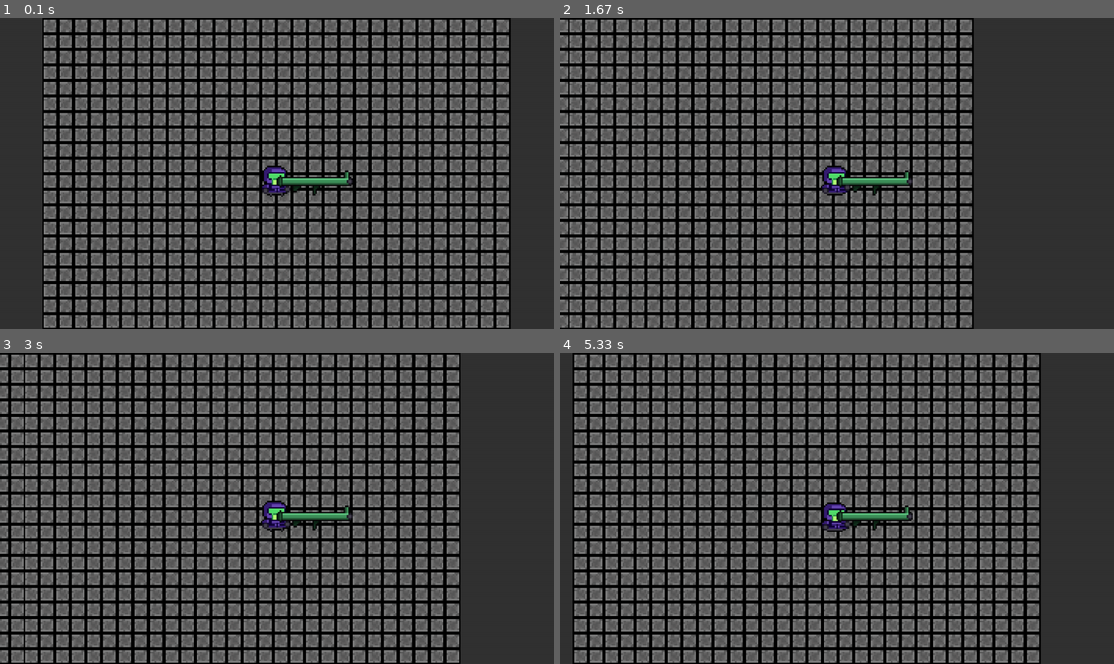
Above: before the commit, frames 1-4 (two rows, left to right).
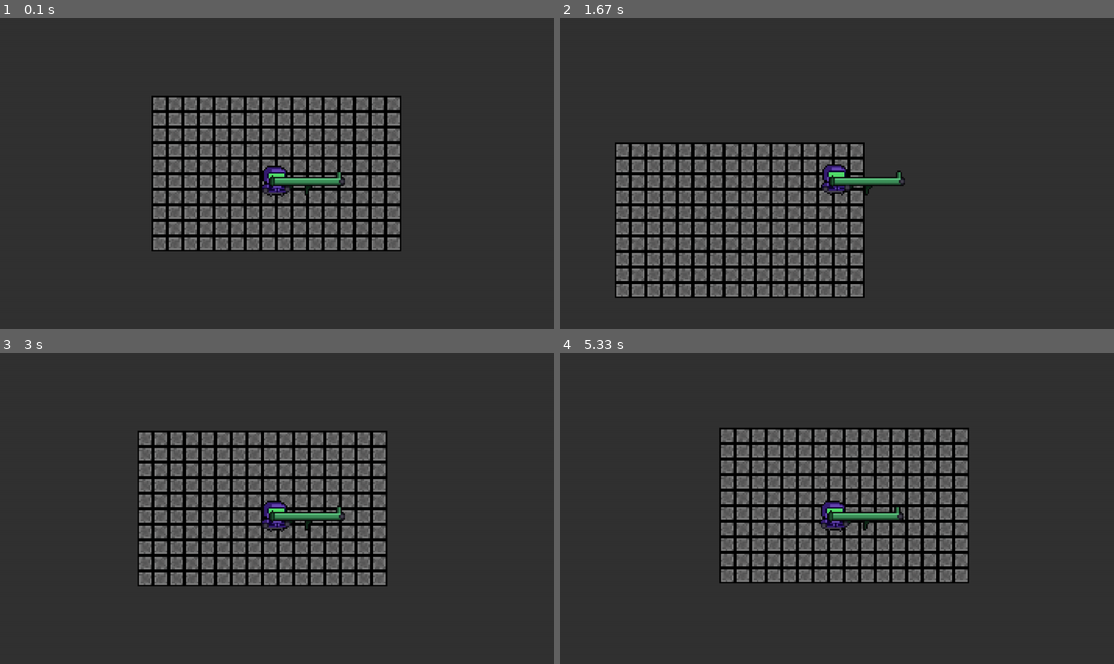
Above: after the commit, the same moments.

Repository: aninstan/pygame
Game: pygame game, started from game.py
Two runs of this game, one before a commit and one after it. Both use one fixed random seed, a clock stepped at 60 frames per second and the inputs below.
Inputs (mouse positions are in pixels of both pictures, inside the frame that each line leads up to):
- Up to frame 1 (0.1 s): no input
- Up to frame 2 (1.67 s): hold D 0.33-0.8 s; move the mouse to (814, 185) at 0.37 s; click (1014, 164) at 0.88 s; hold W 1.17-1.47 s; hold D from 1.5 s (still down)
- Up to frame 3 (3 s): release D at 1.97 s; hold A 2-2.53 s; hold S 2.57-2.87 s; hold A from 2.9 s (still down)
- Up to frame 4 (5.33 s): release A at 3.3 s; hold W 3.33-3.7 s; hold D 3.73-4.37 s; hold S 4.4-4.77 s; hold A 4.8-5.27 s; hold D from 5.3 s (still down)

The runs differ from the first frame. In frame 1, 61% of the frame differs, in the area x 7-93%, y 0-100%; in frame 2, 52%; in frame 3, 68%; in frame 4, 74%, in the area x 2-87%, y 0-100%.

Commit message:
better collision system

Diff:
--- a/character.py
+++ b/character.py
@@ -1,12 +1,13 @@
 from pygame import Surface
 from vec2 import Vec2
-from game_classes import Weapon
+from game_classes import GameObject, Weapon
 from animation import AnimationList
 from constants import TILE_SIZE
 
 
-class Character():
+class Character(GameObject):
     def __init__(self, pos: Vec2, hand_offset: Vec2, speed: float, animation_list: AnimationList, hand_img: Surface, weapon: Weapon):
+        super().__init__(pos, animation_list.list[0][0])
         self.pos = pos
         self.hand_offset = hand_offset
         self.speed = speed
@@ -22,7 +23,7 @@
         self.weapon.pos = pos + hand_offset - weapon.grip_offset
 
     def draw(self, screen: Surface, offset: Vec2):
-        screen.blit(self.animation_list.list[self.animation_index][self.animation_frame], (self.pos.x - offset.x, self.pos.y - offset.y))
+        screen.blit(self.img, (self.pos.x - offset.x, self.pos.y - offset.y))
         self.weapon.draw(screen, offset)
         screen.blit(self.hand_img, (self.pos.x - offset.x + self.hand_offset.x, self.pos.y - offset.y + self.hand_offset.y))
         screen.blit(self.hand_img, (self.weapon.pos.x - offset.x + self.weapon.tip_offset.x, self.weapon.pos.y - offset.y + self.weapon.tip_offset.y))
--- a/game.py
+++ b/game.py
@@ -11,11 +11,11 @@
 pygame.init()
 clock = pygame.time.Clock()
 
-gun = Weapon(Vec2(0, 0), Vec2(5, 10), Vec2(45, 5), 15, gun_img, bullet_img)
+gun = Weapon(Vec2(0, 0), Vec2(10, 10), Vec2(45, 5), 15, gun_img, bullet_img)
 
 player = Character(Vec2(-10, -15), Vec2(15, 23), 5, player_animation_list, hand_img, gun)
 
-world = World(15, 20, player)
+world = World(8, 5, player)
 
 
 # Main game loop
@@ -36,21 +36,32 @@
     time = pygame.time.get_ticks()
     dt = clock.tick(FPS)
 
+    # Change animation frame of player based on total elapsed time
     player.animation_frame = int((time / FPS / 3)) % player_animation_list.steps[player.animation_index]
 
+    # No need to update character if it is standing still
     if (player.direction.abs() != 0):
 
         player.update(dt)
 
-        player_wall_collision_pos_change = copy.deepcopy(player.pos)
-        world.check_wall_collision(player)
-        player_wall_collision_pos_change -= player.pos
+        player_out_of_bounds_pos_change = copy.deepcopy(player.pos)
+        world.fix_out_of_bounds(player)
+        player_out_of_bounds_pos_change -= player.pos
 
-        world.offset += player.direction.normalized() * (dt * TILE_SIZE * player.speed / 1000) - player_wall_collision_pos_change
+        world.offset += player.direction.normalized() * (dt * TILE_SIZE * player.speed / 1000) - player_out_of_bounds_pos_change
 
 
     player.weapon.update_bullets(dt)
 
+    a = 0
+
+    while a < len(player.weapon.bullets):
+        if (world.out_of_bounds(player.weapon.bullets[a])):
+            del player.weapon.bullets[a]
+        a += 1
+
+    # player.weapon.shoot()
+
     world.draw()
 
     pygame.display.flip()
--- a/world.py
+++ b/world.py
@@ -19,20 +19,49 @@
             for x in range(width):
                 self.floortiles.append(GameObject(Vec2(x*TILE_SIZE - TILE_SIZE*width/2, y*TILE_SIZE - TILE_SIZE*height/2), tile_img))
 
-    def check_wall_collision(self, character: Character):
-        if (character.pos.x < self.floortiles[0].pos.x):
+
+    def out_of_bounds(self, object: GameObject) -> int:
+
+        """Returns an integer with information about whether the object is out of bounds"""
+
+        result = 0
+
+        # West
+        if (object.pos.x < self.floortiles[0].pos.x):
+            result |= 8
+
+        # East
+        elif (object.pos.x + object.img.get_rect().width > self.floortiles[-1].pos.x + TILE_SIZE):
+            result |= 2
+
+        # North
+        if (object.pos.y < self.floortiles[0].pos.y):
+            result |= 1
+
+        # South
+        elif (object.pos.y + object.img.get_rect().height > self.floortiles[-1].pos.y + TILE_SIZE):
+            result |= 4
+
+        return result
+
+    def fix_out_of_bounds(self, character: Character):
+        character_out_of_bounds_result = self.out_of_bounds(character)
+
+        if (character_out_of_bounds_result & 8):
             character.weapon.pos.x += abs(character.pos.x - self.floortiles[0].pos.x)
             character.pos.x = self.floortiles[0].pos.x
-        elif (character.pos.x > self.floortiles[-1].pos.x):
+
+        elif (character_out_of_bounds_result & 2):
             character.weapon.pos.x -= abs(character.pos.x - self.floortiles[-1].pos.x)
             character.pos.x = self.floortiles[-1].pos.x
 
-        if (character.pos.y < self.floortiles[0].pos.y):
+        if (character_out_of_bounds_result & 1):
             character.weapon.pos.y += abs(character.pos.y - self.floortiles[0].pos.y)
             character.pos.y = self.floortiles[0].pos.y
-        elif (character.pos.y > self.floortiles[-1].pos.y):
-            character.weapon.pos.y -= abs(character.pos.y - self.floortiles[-1].pos.y)
-            character.pos.y = self.floortiles[-1].pos.y
+
+        elif (character_out_of_bounds_result & 4):
+            character.weapon.pos.y -= abs(+ character.img.get_rect().height + character.pos.y - self.floortiles[-1].pos.y - TILE_SIZE)
+            character.pos.y = self.floortiles[-1].pos.y - character.img.get_rect().height + TILE_SIZE
 
     def handle_input(self, event: pygame.event.Event):
         if event.type == pygame.KEYDOWN:
